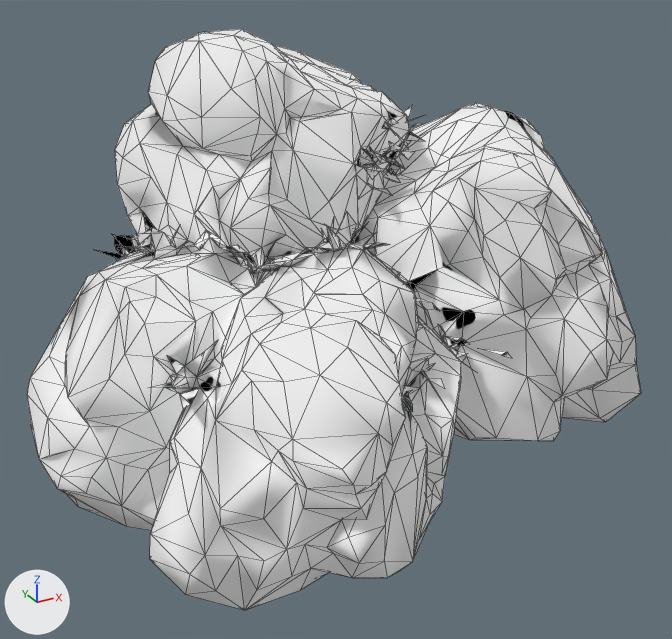
Before and after pictures for a commit that changed the glTF model RochedoMusgoEldoria-lod1.glb.
Before and after are seen from a 50 mm lens placed at (-1.26, -2.22, 0.87), pointed at (-0.07, -0.06, -0.2). The lights are fixed; the arrows at lower left show +X, +Y and +Z. The older version comes first. Mesh edges are drawn as thin lines.

The first picture shows 'output_unwrapped'.
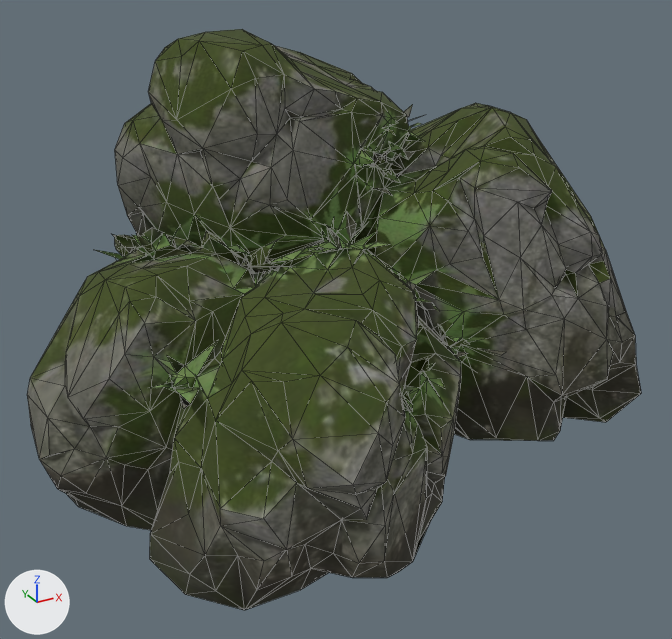
Where the change shows, as pixel boxes [x1, y1, x2, y2] in the pictures (672 x 639 px):
part 1 of me_output_unwrapped, cut back: before [30, 29, 607, 563]; after [155, 32, 485, 494]
part 2 of me_output_unwrapped, deleted: before [456, 409, 495, 439]
part 3 of me_output_unwrapped, recoloured (darker): [27, 41, 641, 610] in both

Patch to the scene script:
```diff
--- a/RochedoMusgoEldoria-lod1.glb.py
+++ b/RochedoMusgoEldoria-lod1.glb.py
@@ img_lod1_rochedomusgoeldoria @@
+img_lod1_rochedomusgoeldoria = load_image('lod1-RochedoMusgoEldoria', '_unpacked/lod1-RochedoMusgoEldoria', 1024, 1024, 'sRGB')
@@ mat_lod1_rochedomusgoeldoria @@
+mat_lod1_rochedomusgoeldoria = principled_material('LOD1_RochedoMusgoEldoria')
+mat_lod1_rochedomusgoeldoria.texture = img_lod1_rochedomusgoeldoria
+mat_lod1_rochedomusgoeldoria.roughness = 0.95
@@ me_output_unwrapped @@
 # used by ob_output_unwrapped; location = (0.0, 0.0, 0.0)
-me_output_unwrapped.from_pydata(...)  # 1209 vertices, 2390 faces; spans x -0.95..0.95, y -0.8..0.8, z -0.58..0.58
+me_output_unwrapped.from_pydata(...)  # 1056 vertices, 2082 faces; spans x -0.95..0.95, y -0.8..0.8, z -0.58..0.58
+# me_output_unwrapped part 1: 1 vertex moved from x -0.36, y 0.59, z -0.37 to x -0.36, y 0.57, z -0.46; 158 vertices removed from x -0.87..0.79, y -0.78..0.77, z -0.58..0.58; 11 vertices added at x -0.46..0.4, y -0.77..0.57, z -0.45..0.57
+# me_output_unwrapped part 2: 3 vertices removed from x 0.04..0.26, y -0.4..-0.2, z -0.58..-0.48
+# me_output_unwrapped part 3: 1606 faces spanning x -0.95..0.95, y -0.8..0.8, z -0.58..0.58 switch from mat_bakedmaterial (white #ffffff) to mat_lod1_rochedomusgoeldoria (picture img_lod1_rochedomusgoeldoria)
+# other edits to the shape of me_output_unwrapped do not show in these pictures
```
